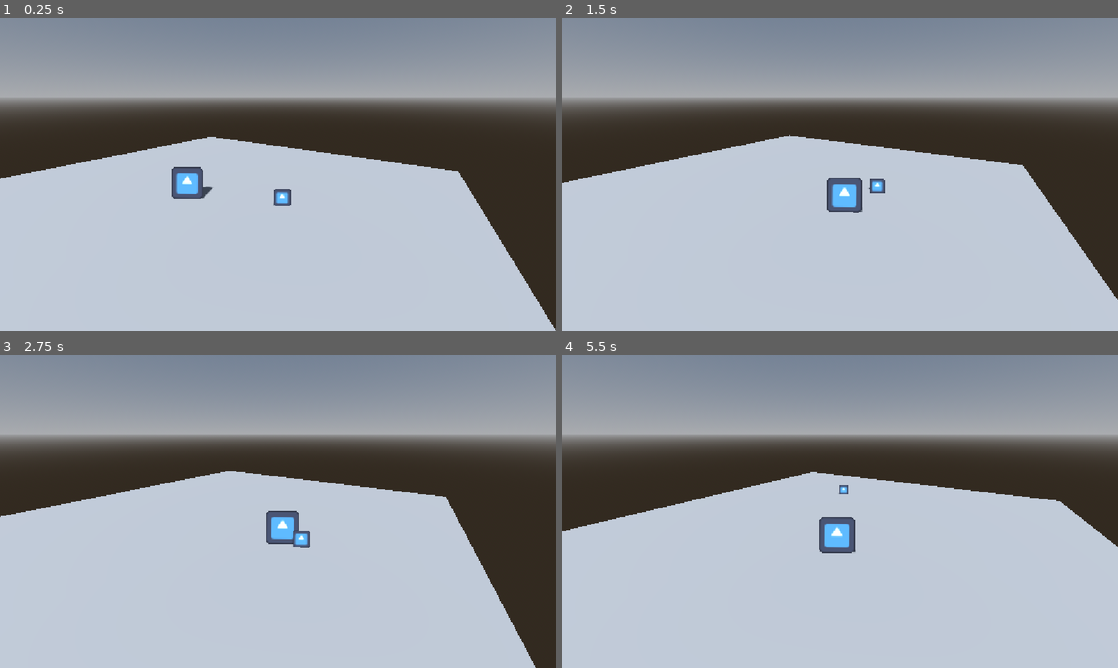
Above: before the commit, frames 1-4 (two rows, left to right).
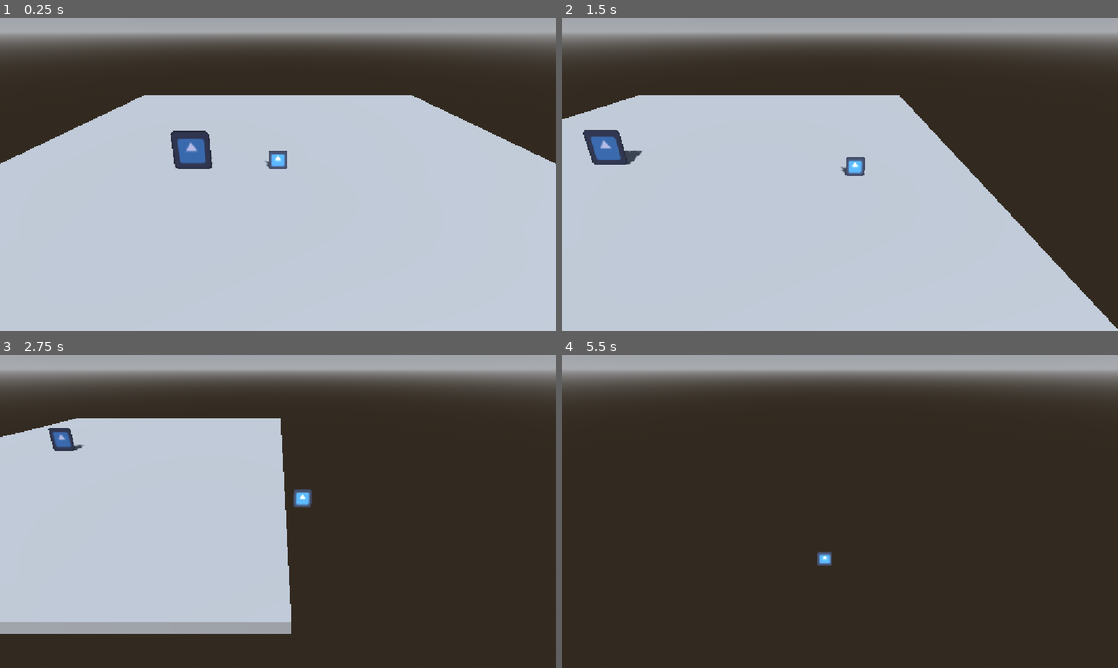
Above: after the commit, the same moments.

Repository: Golczewa/RacoonQuest
Game: Godot game, scene res://scenes/player/player_test_scene.tscn
Same seed, same stepped clock (60 frames per second), same inputs: the game is played once before the commit and once after it. This scene is started directly instead of the project's main scene. The engine's default icon, where the game draws it, is replaced by a stand-in: a white triangle on a blue panel in a dark square.
Inputs:
- Up to frame 1 (0.25 s): no input
- Up to frame 2 (1.5 s): hold D (move_right) 0.53-1.28 s; tap E (switch_character) at 0.6 s; hold S (move_down) from 1.28 s (still down); tap Space (action_primary) at 1.35 s
- Up to frame 3 (2.75 s): tap E (switch_character) at 1.55, 2.1 s; release S (move_down) at 2.03 s; hold D (move_right) from 2.03 s (still down)
- Up to frame 4 (5.5 s): release D (move_right) at 2.78 s; hold W (move_up) 2.78-3.53 s; tap E (switch_character) at 2.85, 3.8, 4.35, 5.1 s; hold A (move_left) 3.53-5.03 s; tap Space (action_primary) at 3.6 s; hold S (move_down) from 5.03 s (still down)

The runs differ from the first frame. In frame 1, 47% of the frame differs, in the area x 0-100%, y 0-100%; in frame 2, 43%; in frame 3, 65%; in frame 4, 84%.

Commit message:
feat: implement momentum in player movement and adjust camera angle

Diff:
--- a/base_animal.gd
+++ b/base_animal.gd
@@ -5,14 +5,26 @@
 @export var max_speed: float = 5.0
 @export var acceleration: float = 30.0
 @export var friction: float = 50.0
+@export var momentum_decay: float = 6.0
+
+@export_group("Physics & Puzzle Stats")
+@export var weight: float = 1.0
+@export var push_force: float = 2.0
 
 @export_group("Animal Capabilities")
-@export var is_active_player: bool = true
+@export var is_active_player: bool = false:
+	set(value):
+		is_active_player = value
+		_update_active_visual_state()
 
 @onready var visuals: Node3D = $Visuals
 @onready var sprite: AnimatedSprite3D = $Visuals/AnimatedSprite3D
+@onready var swap_area: Area3D = $SwapArea
 
 var gravity: float = ProjectSettings.get_setting("physics/3d/default_gravity")
+
+func _ready() -> void:
+	_update_active_visual_state()
 
 func _physics_process(delta: float) -> void:
 	_apply_gravity(delta)
@@ -27,19 +39,64 @@
 	else:
 		_handle_movement(Vector3.ZERO, delta)
 
+	var velocity_before_move := velocity
 	move_and_slide()
+	_handle_collisions(velocity_before_move)
+
+func _handle_collisions(velocity_before_move: Vector3) -> void:
+	for i in get_slide_collision_count():
+		var collision := get_slide_collision(i)
+		var collider := collision.get_collider()
+
+		if collider is RigidBody3D:
+			var push_dir := -collision.get_normal()
+			push_dir.y = 0.0
+			if push_dir.length_squared() > 0.001:
+				push_dir = push_dir.normalized()
+				collider.apply_central_impulse(push_dir * push_force * 0.15)
+
+		_on_slide_collision(collision, velocity_before_move)
+
+func _on_slide_collision(_collision: KinematicCollision3D, _velocity_before_move: Vector3) -> void:
+	pass
+
+func get_closest_swappable_animal() -> AnimalCharacter:
+	var bodies := swap_area.get_overlapping_bodies()
+	var closest_animal: AnimalCharacter = null
+	var min_dist_sq: float = INF
+
+	for body in bodies:
+		if body is AnimalCharacter and body != self:
+			var dist_sq := global_position.distance_squared_to(body.global_position)
+			if dist_sq < min_dist_sq:
+				min_dist_sq = dist_sq
+				closest_animal = body
+
+	return closest_animal
+
+func _update_active_visual_state() -> void:
+	if not is_node_ready():
+		return
+	if is_active_player:
+		sprite.modulate = Color(1.0, 1.0, 1.0)
+	else:
+		sprite.modulate = Color(0.55, 0.55, 0.65)
 
 func _get_input_direction() -> Vector3:
 	var raw_input := Input.get_vector("move_left", "move_right", "move_up", "move_down")
 	return Vector3(raw_input.x, 0.0, raw_input.y)
 
 func _handle_movement(direction: Vector3, delta: float) -> void:
+	var is_over_speed := velocity.length() > max_speed + 0.5
+	var current_accel := momentum_decay if is_over_speed else acceleration
+	var current_friction := momentum_decay if is_over_speed else friction
+
 	if direction != Vector3.ZERO:
-		velocity.x = move_toward(velocity.x, direction.x * max_speed, acceleration * delta)
-		velocity.z = move_toward(velocity.z, direction.z * max_speed, acceleration * delta)
+		velocity.x = move_toward(velocity.x, direction.x * max_speed, current_accel * delta)
+		velocity.z = move_toward(velocity.z, direction.z * max_speed, current_accel * delta)
 	else:
-		velocity.x = move_toward(velocity.x, 0.0, friction * delta)
-		velocity.z = move_toward(velocity.z, 0.0, friction * delta)
+		velocity.x = move_toward(velocity.x, 0.0, current_friction * delta)
+		velocity.z = move_toward(velocity.z, 0.0, current_friction * delta)
 
 func _apply_gravity(delta: float) -> void:
 	if not is_on_floor():
--- a/scenes/player/base_animal.tscn
+++ b/scenes/player/base_animal.tscn
@@ -16,11 +16,14 @@
 
 [sub_resource type="CapsuleShape3D" id="CapsuleShape3D_3owqy"]
 
+[sub_resource type="SphereShape3D" id="SphereShape3D_dkbdu"]
+radius = 2.0
+
 [node name="BaseAnimal" type="CharacterBody3D" unique_id=1407618352]
 script = ExtResource("1_flofl")
 
 [node name="Visuals" type="Node3D" parent="." unique_id=1981568719]
-transform = Transform3D(0.8660254, -0.17101006, 0.4698463, 0, 0.9396926, 0.34202012, -0.5, -0.2961981, 0.81379765, 0, 0, 0)
+transform = Transform3D(1, 0, 0, 0, 0.93969256, 0.3420201, 0, -0.3420201, 0.93969256, 0, 0, 0)
 
 [node name="AnimatedSprite3D" type="AnimatedSprite3D" parent="Visuals" unique_id=401181971]
 transform = Transform3D(1, 0, 0, 0, 1, 0, 0, 0, 1, 0, 0.64, 0)
@@ -31,3 +34,9 @@
 [node name="CollisionShape3D" type="CollisionShape3D" parent="." unique_id=816112685]
 transform = Transform3D(1, 0, 0, 0, 1, 0, 0, 0, 1, 0, 1, 0)
 shape = SubResource("CapsuleShape3D_3owqy")
+
+[node name="SwapArea" type="Area3D" parent="." unique_id=1639765843]
+
+[node name="CollisionShape3D" type="CollisionShape3D" parent="SwapArea" unique_id=1344897689]
+transform = Transform3D(1, 0, 0, 0, 1, 0, 0, 0, 1, 0, 0.5, 0)
+shape = SubResource("SphereShape3D_dkbdu")
--- a/scenes/player/player_test_arena.gd
+++ b/scenes/player/player_test_arena.gd
@@ -1,30 +1,47 @@
 extends Node3D
 
-@export var animals: Array[AnimalCharacter] = []
-@export var camera_offset: Vector3 = Vector3(3.5, 4, 6)
+@export var starting_animal: AnimalCharacter
+@export var camera_offset: Vector3 = Vector3(0, 4, 6)
 @export var camera_smooth_speed: float = 8.0
 
 @onready var camera: Camera3D = $Camera3D
 
-var current_index: int = 0
+var active_animal: AnimalCharacter
 
 func _ready() -> void:
-	if animals.is_empty():
-		for child in get_children():
-			if child is AnimalCharacter:
-				animals.append(child)
+	for child in get_children():
+		if child is AnimalCharacter:
+			child.is_active_player = false
+			if active_animal == null and starting_animal == null:
+				starting_animal = child
 
-	_update_active_animal()
+	if starting_animal:
+		_possess_animal(starting_animal)
 
 func _process(delta: float) -> void:
-	if Input.is_action_just_pressed("switch_character") and animals.size() > 1:
-		current_index = (current_index + 1) % animals.size()
-		_update_active_animal()
+	if Input.is_action_just_pressed("switch_character") and active_animal != null:
+		var target_animal := active_animal.get_closest_swappable_animal()
+		if target_animal != null:
+			_possess_animal(target_animal)
+		else:
+			print("Come closer to another animal.")
 
-	if not animals.is_empty():
-		var target_pos := animals[current_index].global_position + camera_offset
+	if active_animal != null:
+		var target_pos := active_animal.global_position + camera_offset
 		camera.global_position = camera.global_position.lerp(target_pos, camera_smooth_speed * delta)
 
-func _update_active_animal() -> void:
-	for i in range(animals.size()):
-		animals[i].is_active_player = (i == current_index)
+func _possess_animal(new_animal: AnimalCharacter) -> void:
+	var transferred_velocity := Vector3.ZERO
+	if active_animal != null:
+		transferred_velocity = Vector3(active_animal.velocity.x, 0.0, active_animal.velocity.z)
+		active_animal.velocity = Vector3(0.0, active_animal.velocity.y, 0.0)
+		active_animal.is_active_player = false
+
+	active_animal = new_animal
+	active_animal.is_active_player = true
+
+	if transferred_velocity.length() > 0.1:
+		active_animal.velocity.x = transferred_velocity.x
+		active_animal.velocity.z = transferred_velocity.z
+
+	print("Body taken: ", active_animal.name)
--- a/scenes/player/player_test_scene.tscn
+++ b/scenes/player/player_test_scene.tscn
@@ -19,7 +19,6 @@
 script = ExtResource("1_7lxpa")
 
 [node name="Squirrel" parent="." unique_id=1906720086 instance=ExtResource("2_7lxpa")]
-transform = Transform3D(1, 0, 0, 0, 1, 0, 0, 0, 1, 3.6011963, 0, -1.5158691)
 
 [node name="DirectionalLight3D" type="DirectionalLight3D" parent="." unique_id=548675552]
 transform = Transform3D(0.89440936, -0.36424688, 0.25953048, 0, 0.5802816, 0.814416, -0.4472493, -0.7284213, 0.51900935, 7.6066895, 7.583191, 8.599243)
@@ -34,6 +33,7 @@
 size = Vector3(20, 0.5, 20)
 
 [node name="Racoon" parent="." unique_id=1407618352 instance=ExtResource("1_chc1s")]
+transform = Transform3D(1, 0, 0, 0, 1, 0, 0, 0, 1, -2.9173892, 0, 0)
 
 [node name="Camera3D" type="Camera3D" parent="." unique_id=766221209]
-transform = Transform3D(0.85128874, -0.18716168, 0.4901816, 0, 0.9342175, 0.356704, -0.5246975, -0.3036581, 0.79528886, 6.650962, 3.0759811, 3.532289)
+transform = Transform3D(1, 0, 0, 0, 0.81915206, 0.57357645, 0, -0.57357645, 0.81915206, 0, 3.076, 5.016664)
--- a/scenes/player/squirrel/squirrel.tscn
+++ b/scenes/player/squirrel/squirrel.tscn
@@ -12,7 +12,7 @@
 max_speed = 8.0
 
 [node name="Visuals" parent="." index="0" unique_id=1981568719]
-transform = Transform3D(0.4330127, -0.08550504, 0.23492315, 0, 0.4698463, 0.17101008, -0.25, -0.14809906, 0.40689883, 0, 0, 0)
+transform = Transform3D(0.5, 0, 0, 0, 0.46984628, 0.17101005, 0, -0.17101005, 0.46984628, 0, 0, 0)
 
 [node name="CollisionShape3D" parent="." index="1" unique_id=816112685]
 transform = Transform3D(1, 0, 0, 0, 1, 0, 0, 0, 1, 0, 0.4, 0)
